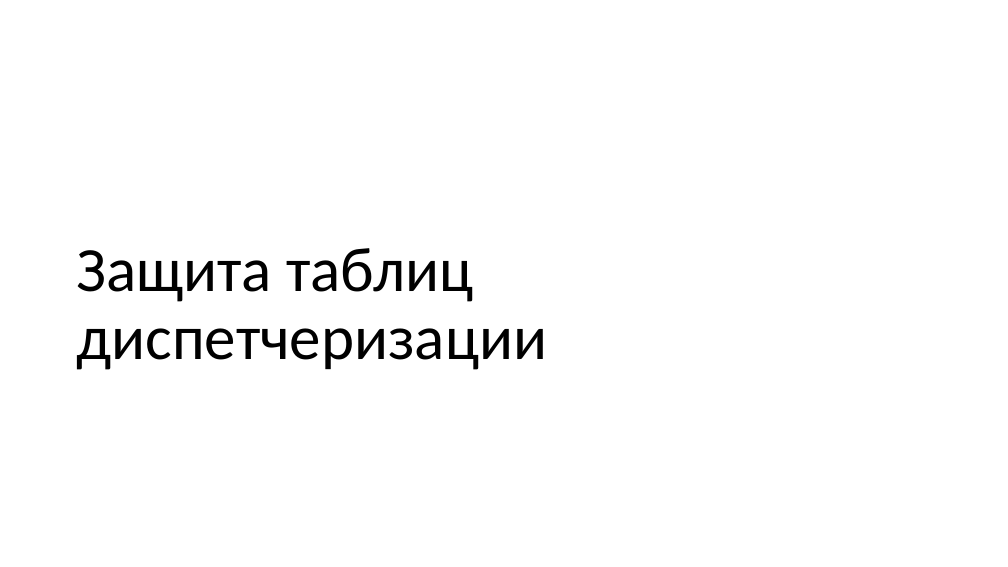
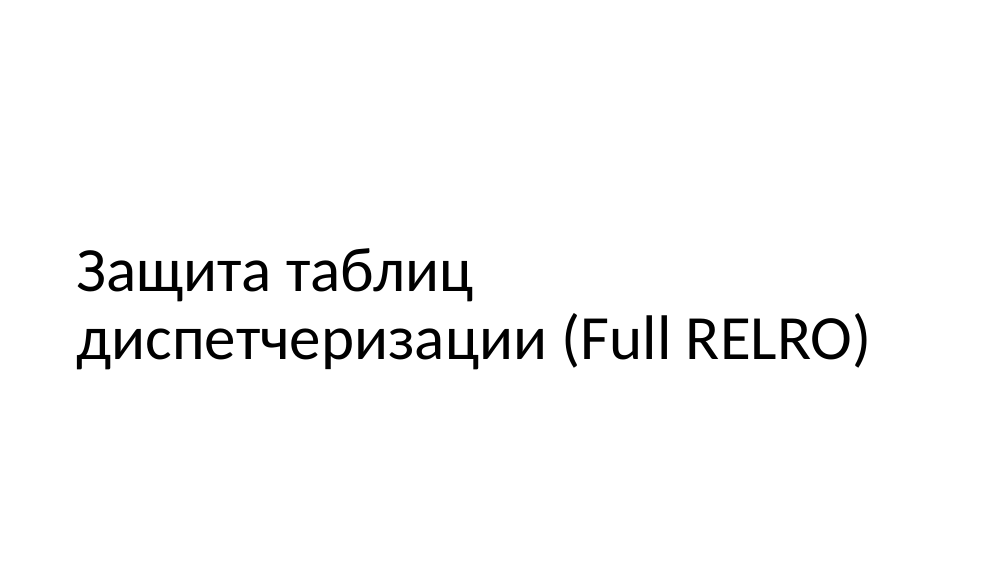
Before and after one commit to yugr/slides, a slide deck: slide 47 of CppZeroCost/2025/RU.pptx. Drawn at 1008x567 pixels with LibreOffice and Linux fonts; fonts in the diff are those of the drawing. Boxes give left, top, right and bottom in pixels: in the first picture for what was removed or moved away, otherwise in the second. Text is boxed around its words. In the diff, an @@ line names an element or a change of style, - is before the commit and + after.

Commit message:
Added slides for RELRO.

```diff
--- a/CppZeroCost/2025/RU.pptx
+++ b/CppZeroCost/2025/RU.pptx
@@ title at box(76, 248, 872, 370): text changed @@
-Защита таблиц диспетчеризации
+Защита таблиц диспетчеризации (Full RELRO)
```
Also in this commit, not shown: 1 other slide changed, 5 slides added, 1 other file.
